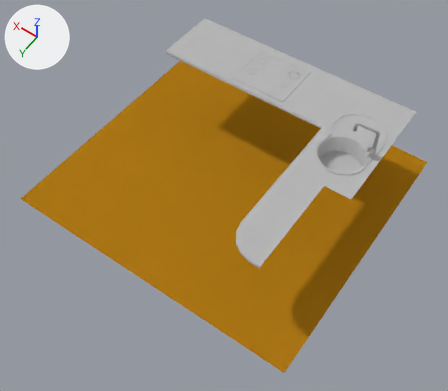
A saved change to the Blender file vl.vlabs.com.ua/models/kitchen/src/kitchen.blend.
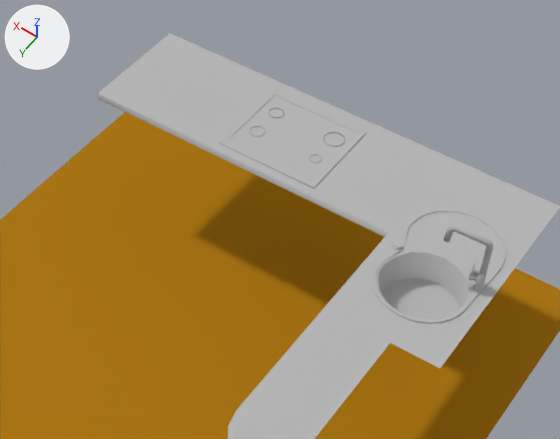
Each version is shown whole from a camera (50 mm lens) standing at (-2.58, 4.01, 4.86) and looking at (-0.5, 1.1, 0.28), then close up on the part from 25% to 93% of the width and 0% to 61% of the height. Every picture has the same lights, and +X, +Y and +Z are marked at upper left.

The scene before the commit, as lines of its bpy script (objects in view):
```python
me_circle_001 = bpy.data.meshes.new('Circle.001')
me_circle_001.from_pydata(...)  # 208 vertices, 193 faces; spans x -0.015..0.206, y -0.015..0.015, z 0.0..0.246
me_circle_001.polygons.foreach_set('use_smooth', [True] * 193)
me_circle_001.materials.append(mat_shinynickelmaterial)  # grey #b9b9b9
me_mesh_001 = bpy.data.meshes.new('Mesh.001')
me_mesh_001.from_pydata([(-1.84, -0.66, 0.0), (1.24, -0.66, 0.0), (-1.84, 2.12, 0.0), (1.24, 2.12, 0.0)], [], [(1, 2, 0), (1, 3, 2)])
me_mesh_001.materials.append(mat_floormaterial)  # brown #ad7816
me_sphere = bpy.data.meshes.new('Sphere')
me_sphere.from_pydata(...)  # 456 vertices, 449 faces; spans x -1.63..0.76, y -0.33..1.87, z -0.18..0.01
me_sphere.materials.append(mat_kitchenstovematerial)  # grey #b8b8b8
ob_faucettube = bpy.data.objects.new('faucetTube', me_circle_001)
ob_faucettube.location = (-1.555, 0.396, 0.989)
ob_faucettube.rotation_euler = (0.0, 0.0, 0.314)  # degrees (0, 0, 18)
ob_floor = bpy.data.objects.new('floor', me_mesh_001)
ob_floor.location = (0.0, 0.0, 0.0)
ob_mainsurface = bpy.data.objects.new('mainSurface', me_sphere)
ob_mainsurface.location = (0.0, 0.0, 0.876)
```
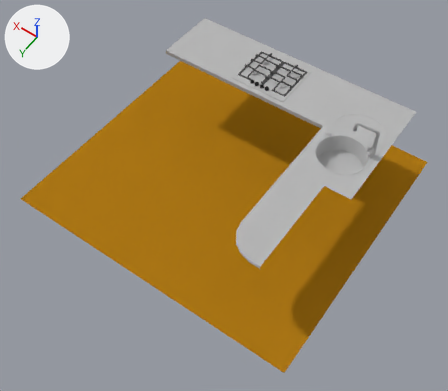
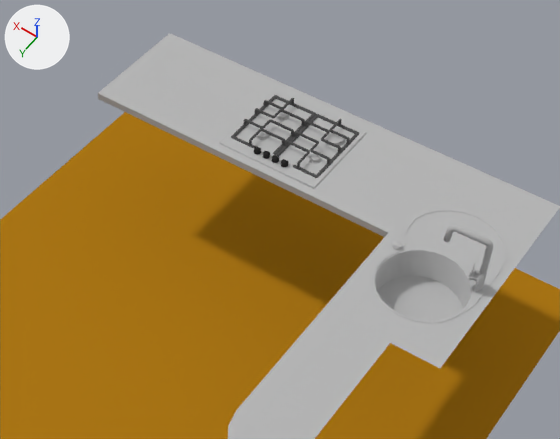
Commit message: kitchen stove cage

Boxes [x1, y1, x2, y2] around the edits, measured in the close-ups (560 x 439 px; the box of a moved part takes in the faces that stretch with it):
'mainSurface.001', added: after [231, 95, 359, 178]
'mainSurface.002', added: after [255, 109, 344, 161]
'Circle.002', added: after [272, 155, 279, 163]
'Circle.001', added: after [263, 151, 270, 159]
'Circle.003', added: after [281, 159, 288, 167]
'Circle', added: after [254, 147, 261, 154]
part 1 of me_sphere, rebuilt: before [248, 126, 266, 137]; after [253, 131, 271, 141]
part 2 of me_sphere, rebuilt: before [267, 107, 285, 119]; after [273, 112, 290, 121]
part 3 of me_sphere, moved or reshaped: [171, 34, 560, 409] in both
part 4 of me_sphere, moved or reshaped: before [308, 132, 345, 164]; after [308, 138, 346, 164]
part 5 of me_sphere, shading changed: before [255, 146, 492, 283]
part 6 of me_sphere, shading changed: [98, 94, 388, 237] in both

Diff of the bpy script that builds the scene:
```diff
--- a/vl.vlabs.com.ua/models/kitchen/src/kitchen.blend.py
+++ b/vl.vlabs.com.ua/models/kitchen/src/kitchen.blend.py
@@ mat_stovehandlematerial @@
+mat_stovehandlematerial = diffuse_material('stoveHandleMaterial')
+mat_stovehandlematerial.base_color = (0.0254, 0.0254, 0.0254)  # black #2c2c2c
@@ mat_gratematerial @@
+mat_gratematerial = diffuse_material('grateMaterial')
+mat_gratematerial.base_color = (0.0946, 0.0946, 0.0946)  # dark grey #575757
@@ me_sphere @@
 # used by ob_mainsurface; location = (0.0, 0.0, 0.876)
-me_sphere.from_pydata(...)  # 456 vertices, 449 faces; spans x -1.63..0.76, y -0.33..1.87, z -0.18..0.01
+me_sphere.from_pydata(...)  # 450 vertices, 464 faces; spans x -1.63..0.76, y -0.33..1.87, z -0.18..0.01
+# me_sphere part 1: the loose piece of 36 vertices spanning x -0.16..-0.06, y 0.03..0.13, z 0.0..0.01 is rebuilt with 36 vertices and now spans x -0.19..-0.09, y 0.04..0.14, z 0.0
+# me_sphere part 2: the loose piece of 36 vertices spanning x -0.16..-0.06, y -0.15..-0.05, z 0.0..0.01 is rebuilt with 36 vertices and now spans x -0.19..-0.09, y -0.15..-0.05, z 0.0
+# me_sphere part 3: 4 vertices moved from x -1.52..-1.12, y 0.37..0.52, z -0.18..0.0 to x -1.58..-1.11, y 0.17..0.52, z -0.18..0.0; 213 vertices removed from x -1.58..-1.09, y -0.03..0.75, z -0.18..0.01; 207 vertices added at x -1.59..-1.04, y -0.02..1.49, z -0.18..0.01
+# me_sphere part 4: 18 vertices moved from x -0.5..-0.43, y 0.05..0.12, z 0.0..0.01 to x -0.51..-0.44, y 0.07..0.13, z 0.0..0.01; 26 vertices removed from x -0.52..-0.41, y -0.15..0.11, z 0.0..0.01; 26 vertices added at x -0.52..-0.41, y -0.15..0.12, z 0.0..0.01
+# me_sphere part 5: 3 kept faces spanning x -1.58..-0.17, y 0.17..0.24, z 0.0..0.01 are now shaded smooth
+# me_sphere part 6: 1 kept faces spanning x -1.04..0.76, y 0.32..0.33, z -0.04..0.0 are now shaded flat
 me_sphere.materials.append(mat_kitchenstovematerial)
@@ me_circle @@
+me_circle.from_pydata(...)  # 33 vertices, 49 faces; spans x -0.0193..0.0195, y -0.02..0.0197, z -0.0002..0.026
+me_circle.materials.append(mat_stovehandlematerial)  # black #2c2c2c
@@ me_sphere_004 @@
+me_sphere_004.from_pydata(...)  # 504 vertices, 400 faces; spans x -0.398..0.132, y -0.209..0.209, z -0.005..0.043
+me_sphere_004.polygons.foreach_set('use_smooth', [True] * 400)
+me_sphere_004.materials.append(mat_gratematerial)  # dark grey #575757
@@ me_sphere_002 @@
+me_sphere_002.from_pydata(...)  # 144 vertices, 77 faces; spans x -0.517..-0.107, y -0.143..0.127, z 0.016..0.019
+me_sphere_002.materials.append(mat_kitchenstovematerial)  # grey #b8b8b8
@@ ob_circle @@
+ob_circle = bpy.data.objects.new('Circle', me_circle)
+ob_circle.location = (-0.203, 0.222, 0.885)
@@ ob_circle_001 @@
+ob_circle_001 = bpy.data.objects.new('Circle.001', me_circle.copy())
+ob_circle_001.location = (-0.258, 0.222, 0.885)
@@ ob_circle_002 @@
+ob_circle_002 = bpy.data.objects.new('Circle.002', me_circle.copy())
+ob_circle_002.location = (-0.313, 0.222, 0.885)
@@ ob_circle_003 @@
+ob_circle_003 = bpy.data.objects.new('Circle.003', me_circle.copy())
+ob_circle_003.location = (-0.368, 0.222, 0.885)
@@ ob_mainsurface_001 @@
+ob_mainsurface_001 = bpy.data.objects.new('mainSurface.001', me_sphere_004)
+ob_mainsurface_001.location = (-0.157, -0.001, 0.881)
@@ ob_mainsurface_002 @@
+ob_mainsurface_002 = bpy.data.objects.new('mainSurface.002', me_sphere_002)
+ob_mainsurface_002.location = (0.0, 0.0, 0.876)
+_m = ob_mainsurface_002.modifiers.new('Decimate', 'DECIMATE')
```
